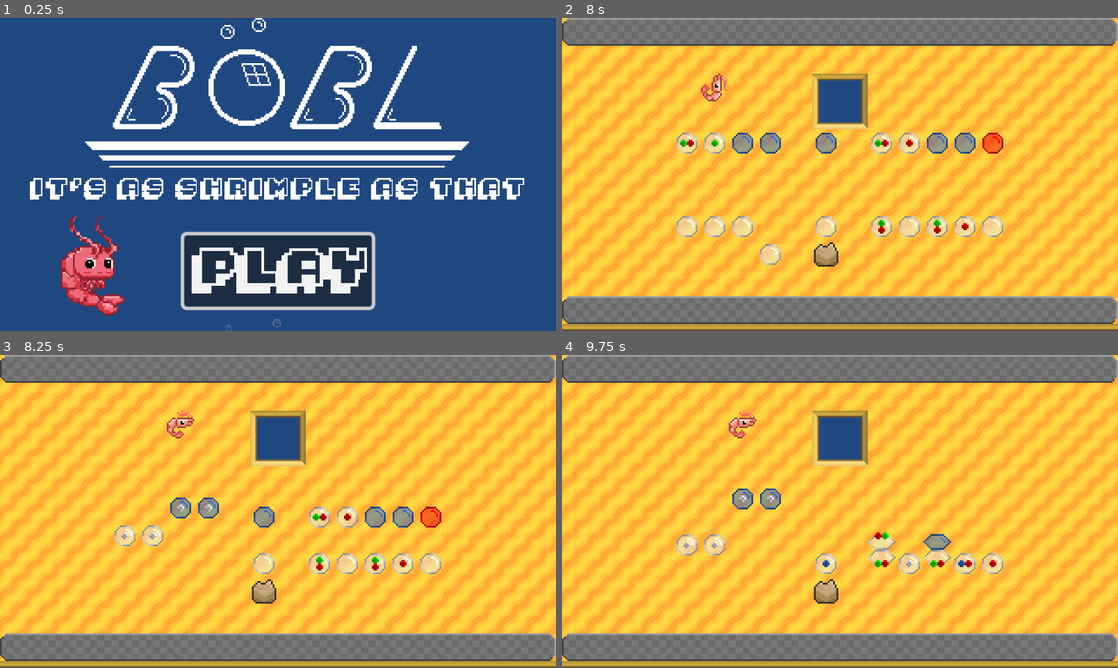
Above: before the commit, frames 1-4 (two rows, left to right).
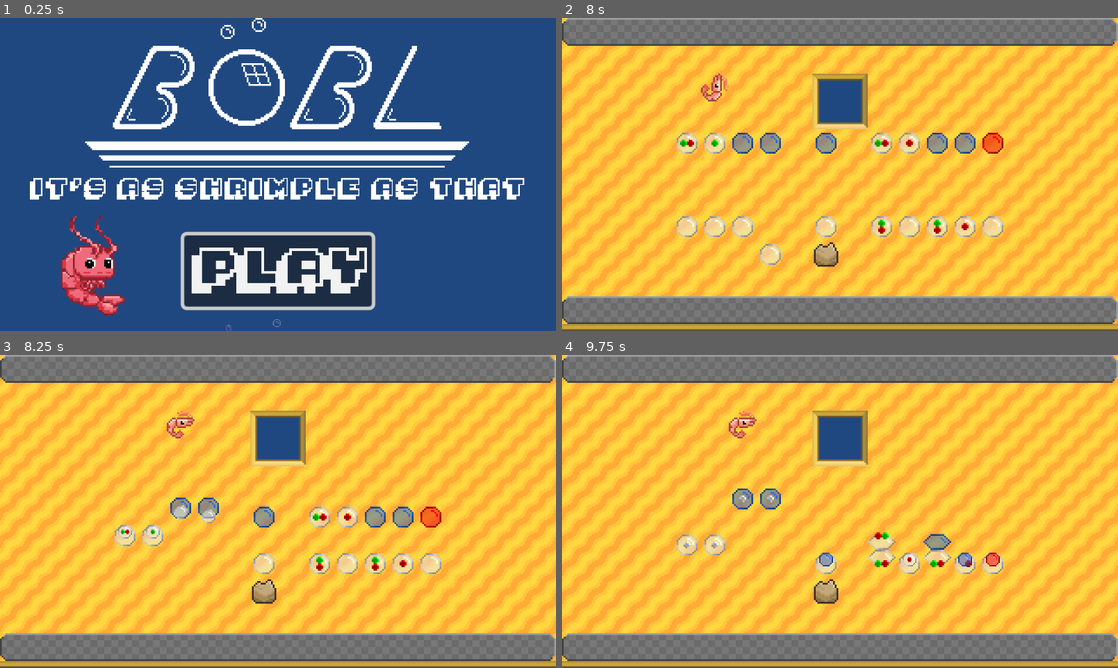
Above: after the commit, the same moments.

Repository: tripodsan/ggj-2025-bubbles
Game: Godot game, scene res://main.tscn
Same seed, same stepped clock (60 frames per second), same inputs: the game is played once before the commit and once after it.
Inputs:
- Up to frame 1 (0.25 s): no input
- Up to frame 2 (8 s): click "PLAY" at 0.5 s; click "0" at 1.25 s; tap Enter at 2 s; hold Space (shoot) 2.03-2.78 s; hold Up (move_up) 2.03-3.53 s; tap R (restart) every 0.75 s from 2.75 to 5.75 s; tap Tab (wait) at 2.85, 4.35, 5.85 s; hold Space (shoot) 3.53-4.28 s; hold A (move_left) 3.53-5.03 s; hold S (move_down) 5.03-5.78 s; hold Space (shoot) 5.03-5.78 s; hold Right (move_right) 5.78-6.53 s; hold Up (move_up) 6.53-7.25 s; hold Space (shoot) 6.53-7.25 s; click "NEXT LEVEL" at 7.25 s
- Up to frame 3 (8.25 s): hold Right (move_right) from 8.03 s (still down); tap Tab (wait) at 8.1 s
- Up to frame 4 (9.75 s): keep holding Right (move_right); hold Space (shoot) 8.78-9.53 s; tap Tab (wait) at 9.6 s

Frames 1-2 are identical in both runs. In frame 3, 0.3% of the frame differs, in the area x 21-39%, y 47-59%; in frame 4, 0.4%, in the area x 46-79%, y 63-68%.

Commit message:
entering animation

Diff:
--- a/scripts/bubble.gd
+++ b/scripts/bubble.gd
@@ -37,6 +37,9 @@
 
 # special flag when 2 bubbles bounce over the same cell
 var half_step:bool = false
+
+# flag indicating that the bubble is entering
+var is_entering:bool = false
 
 var tween:Tween
 
@@ -76,8 +79,12 @@
       visual.animation = "default"
       visual.stop()
     State.ENTERING:
-      visual.animation = "small"
-      visual.stop()
+      if is_entering:
+        pass
+      else:
+        scale = Vector2.ONE
+        visual.animation = "small"
+        visual.stop()
     State.BOUNCING, State.PUSHING, State.PULSING:
       visual.play(turn_names[(dir + 2) % 4], 1.0 / Global.tick_speed)
       # add hack for missing bouncing anim
@@ -106,12 +113,12 @@
 
 func recalc_sub()->void:
   if left == null: return
-  left.visible = state != State.ENTERING
+  left.visible = is_entering || state != State.ENTERING
   if right == null:
     # hide children if we are inside a bubble
     left.position = -Global.DIRS[dir] * 8 if half_step else Vector2.ZERO
   else:
-    right.visible = state != State.ENTERING
+    right.visible = is_entering || state != State.ENTERING
     left.position = -Global.DIRS[(dir + 1)%4] * 2 - (Global.DIRS[dir] * 8 if half_step else Vector2i.ZERO)
     right.position = Global.DIRS[(dir + 1)%4] * 2 - (Global.DIRS[dir] * 8 if half_step else Vector2i.ZERO)
 
@@ -194,19 +201,33 @@
 func apply_tick(world):
   prints(name, next_state, next_pos)
   # don't call super, as we don't want to set_pos auto update
-  var moved:bool = pos != next_pos && (next_state == State.MOVING || next_state == State.ABSORBING)
+  var dx:Vector2i = next_pos - pos
+  var moved:bool = dx != Vector2i.ZERO && (next_state == State.MOVING || next_state == State.ABSORBING)
+  is_entering = next_state == State.ENTERING && next_state != state
   set_pos(pos)
   pos = next_pos
   set_dir(next_dir)
   set_state(next_state)
-  if tween: tween.stop()
+  if tween:
+    tween.stop()
+    tween = null
   if moved:
     tween = create_tween()
     tween.tween_property(self, 'position', Global.grid2cart(pos), Global.tick_speed)
+  if is_entering:
+    tween = create_tween()
+    tween.tween_property(self, 'scale', Vector2(0.5, 0.5), Global.tick_speed).set_trans(Tween.TRANS_CUBIC).set_ease(Tween.EASE_OUT)
+    tween.parallel().tween_property(self, 'position', Vector2(0, 0), Global.tick_speed).from((dx * -8) as Vector2).set_trans(Tween.TRANS_CUBIC).set_ease(Tween.EASE_OUT)
+    tween.finished.connect(_on_entering_end, CONNECT_ONE_SHOT)
+
   if state == State.ABSORBING:
     _absorb()
   else:
     _queue_update = true
+
+func _on_entering_end()->void:
+  is_entering = false
+  _queue_update = true
 
 ## sets the next direction and state to make the bubble turn
 func tick_bounce(other:Cell)->void:
@@ -251,6 +272,7 @@
   next_pos = pos
   c.processed = true
   c.next_state = State.ENTERING
+  c.next_pos = next_pos
   next_child = c
   if is_stationary():
     next_dir = c.dir
